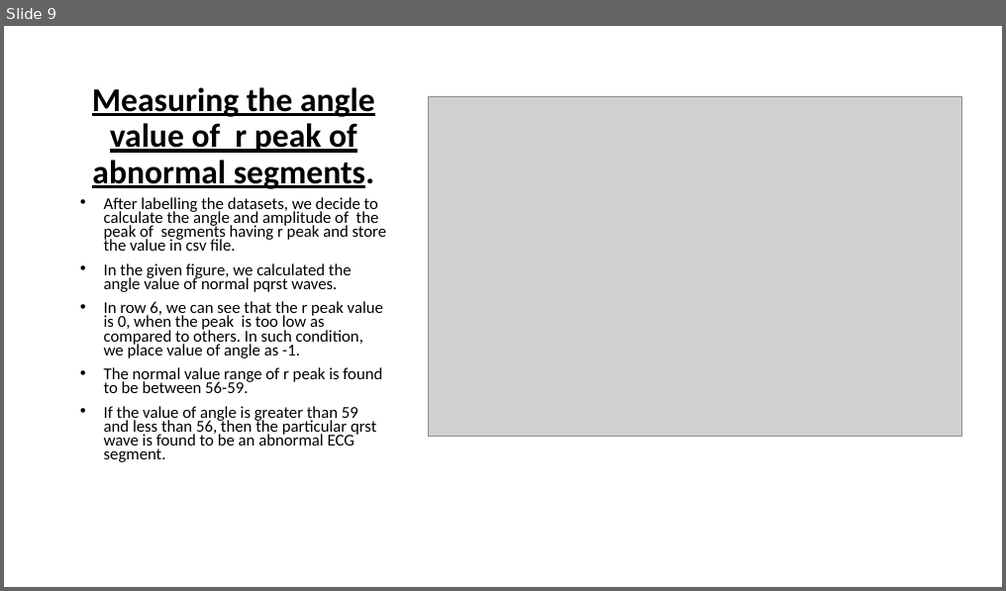
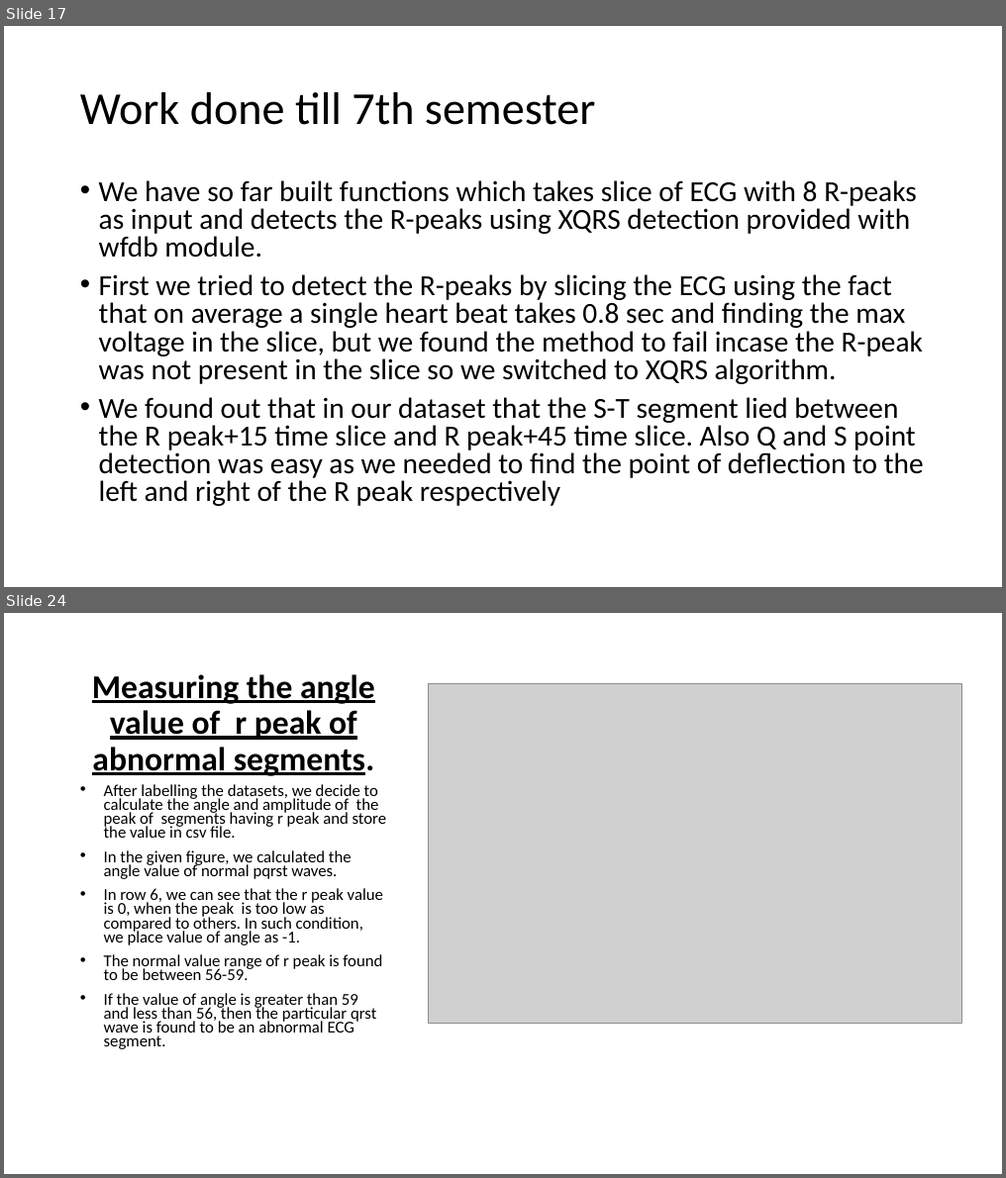
Before and after one commit to SubrataSarkar32/myocardial-ischaemia-detect, a slide deck: 8thsem_ECG signal for mycardial ischaemia and build solution to classify ECG.pptx. Shown one above the other, each under a label of ours: slide 9 before the commit, slides 17 and 24 after it; the slides between them are not shown. The pictures are 1006x591 and 1006x1178 pixels, drawn with LibreOffice and Linux fonts; fonts in the diff are those of the drawing; grey boxes stand for pictures. Boxes give left, top, right and bottom in pixels: in the first picture for what was removed or moved away, otherwise in the second. Text is boxed around its words. In the diff, an @@ line names an element or a change of style, - is before the commit and + after.

```diff
--- a/8thsem_ECG signal for mycardial ischaemia and build solution to classify ECG.pptx
+++ b/8thsem_ECG signal for mycardial ischaemia and build solution to classify ECG.pptx
@@ slide 17 added at (4,26,1002,587), background #FFFFFF @@
@@ title added at (80,92,595,125), 44 pt, text #000000 @@
+Work done till 7th semester
@@ text added at (99,180,924,506), 28 pt, text #000000 @@
+• We have so far built functions which takes slice of ECG with 8 R-peaks as input and detects the R-peaks using XQRS detection provided with wfdb module.
+• First we tried to detect the R-peaks by slicing the ECG using the fact that on average a single heart beat takes 0.8 sec and finding the max voltage in the slice, but we found the method to fail incase the R-peak was not present in the slice so we switched to XQRS algorithm.
+• We found out that in our dataset that the S-T segment lied between the R peak+15 time slice and R peak+45 time slice. Also Q and S point detection was easy as we needed to find the point of deflection to the left and right of the R peak respectively
@@ what was slide 9 is now slide 24 @@
```
Also in this commit, not shown: 11 slides changed, 14 other slides added, 5 other files.
